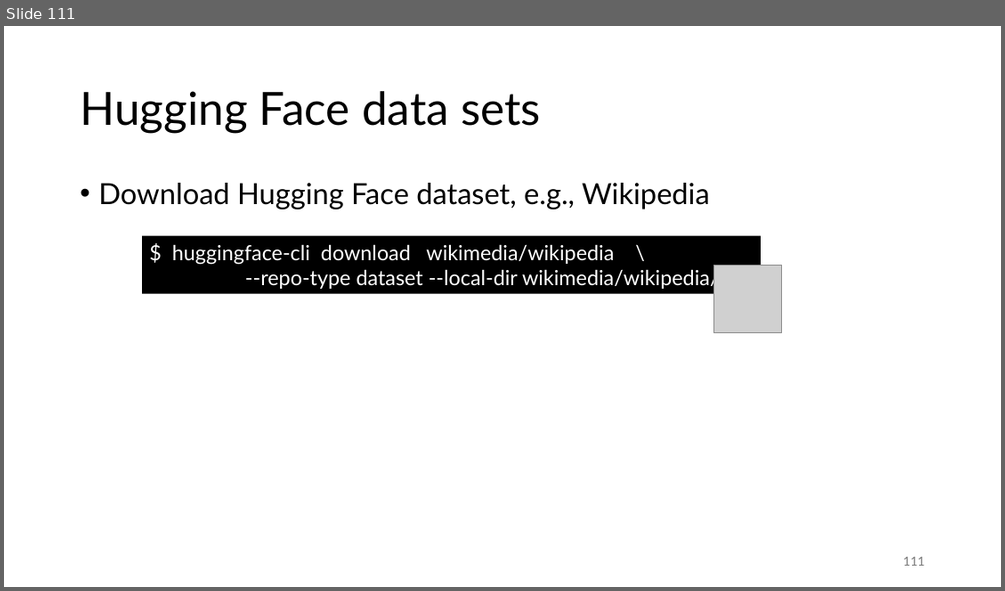
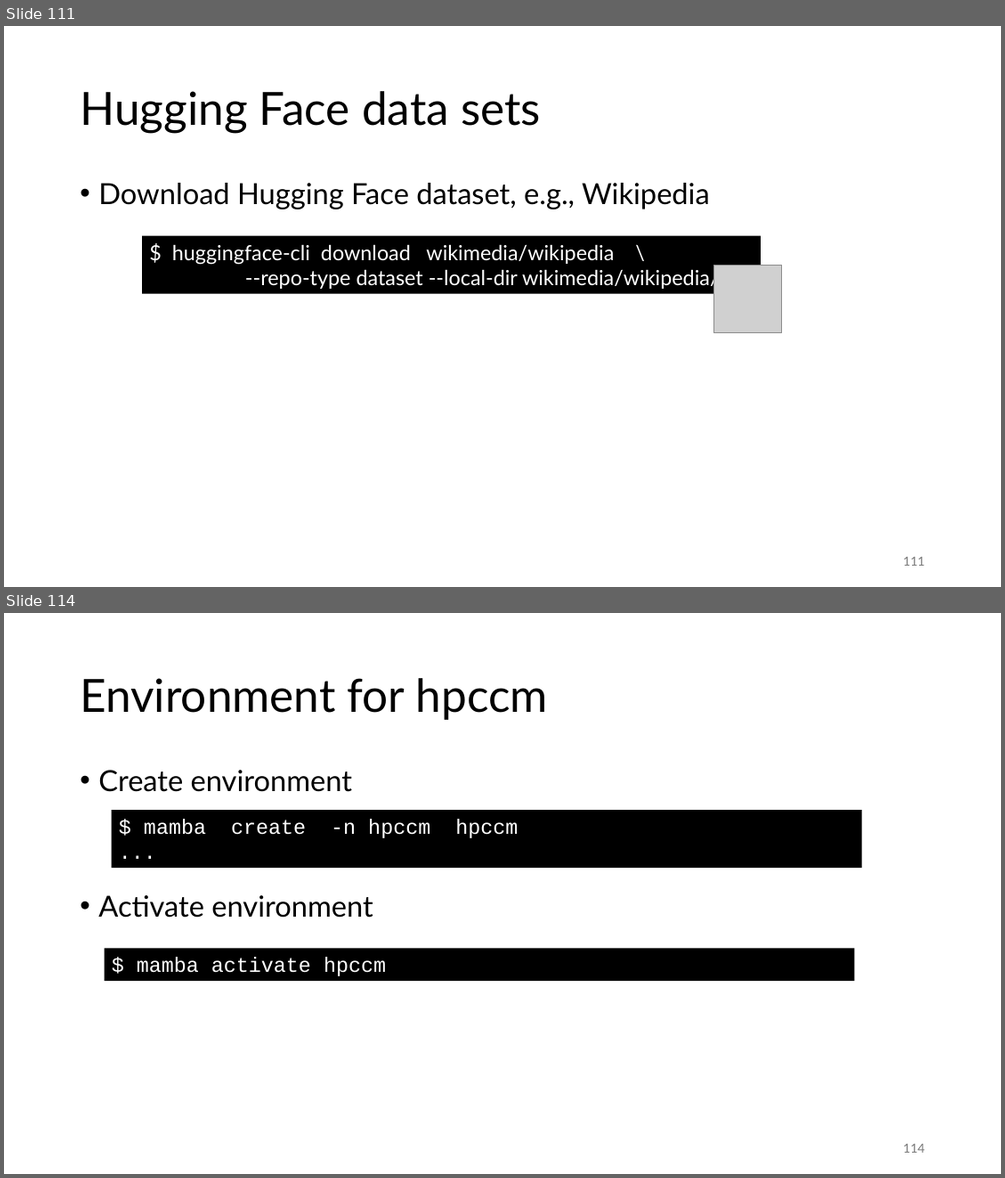
Before and after one commit to gjbex/Deploying-LLMs-locally, a slide deck: local_LLMs.pptx. Shown one above the other, each under a label of ours: slide 111 before the commit, slides 111 and 114 after it; the slides between them are not shown. The pictures are 1005x591 and 1005x1178 pixels, drawn with LibreOffice and Linux fonts; fonts in the diff are those of the drawing; grey boxes stand for pictures. Boxes give left, top, right and bottom in pixels: in the first picture for what was removed or moved away, otherwise in the second. Text is boxed around its words. In the diff, an @@ line names an element or a change of style, - is before the commit and + after.

```diff
--- a/local_LLMs.pptx
+++ b/local_LLMs.pptx
@@ slide 114 added at (x1=4, y1=613, x2=1001, y2=1174), background #FFFFFF @@
@@ title added at (x1=80, y1=678, x2=548, y2=720), 44 pt, text #000000 @@
+Environment for hpccm
@@ text added at (x1=98, y1=770, x2=372, y2=917), 28 pt, text #000000 @@
+• Create environment
+• Activate environment
@@ rectangle added at (x1=112, y1=810, x2=862, y2=868), fill #000000, 20 pt, text #FFFFFF @@
+$ mamba create -n hpccm hpccm
+...
@@ rectangle added at (x1=105, y1=948, x2=854, y2=981), fill #000000, 20 pt, text #FFFFFF @@
+$ mamba activate hpccm
@@ page number added at (x1=903, y1=1143, x2=924, y2=1152), 12 pt, text #797979 @@
+114
```
Also in this commit, not shown: 1 slide changed, 4 other slides added.
